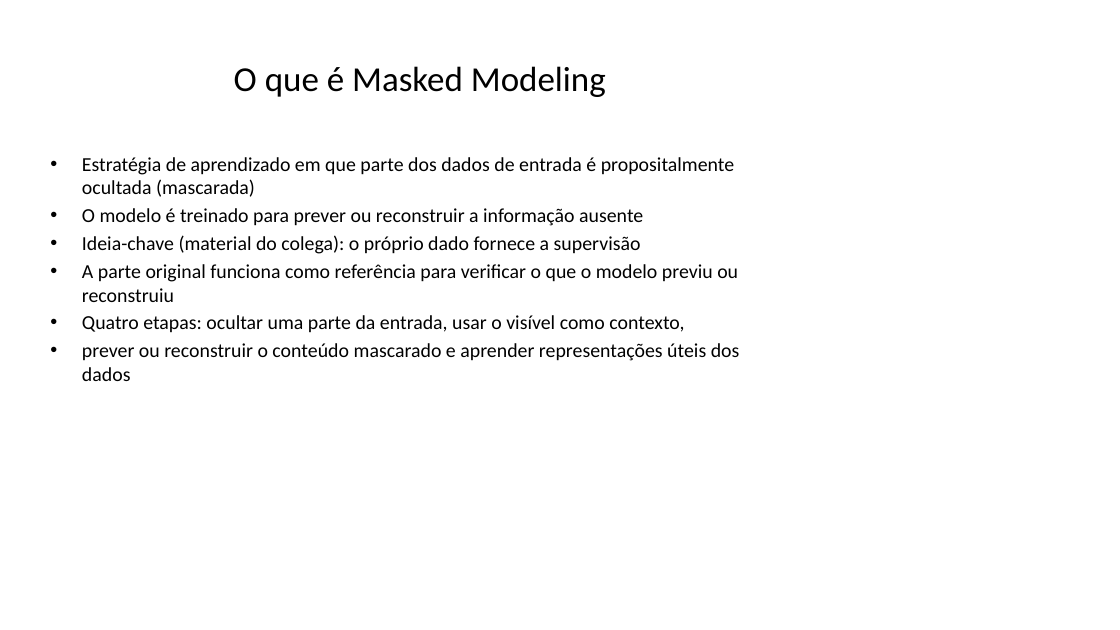
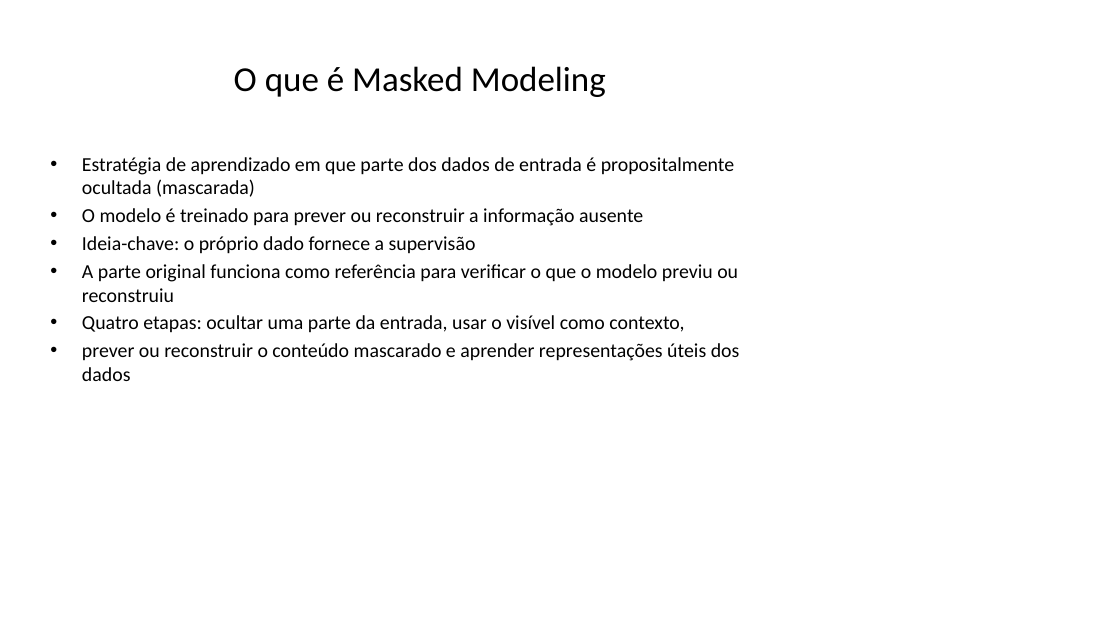
Before and after one commit to frederico-mello/seminario-masked-modeling, a slide deck: slide 2 of slides/seminario_masked_modeling.pptx. Drawn at 1120x630 pixels with LibreOffice and Linux fonts; fonts in the diff are those of the drawing. Boxes give left, top, right and bottom in pixels: in the first picture for what was removed or moved away, otherwise in the second. Text is boxed around its words. In the diff, an @@ line names an element or a change of style, - is before the commit and + after.

```diff
--- a/slides/seminario_masked_modeling.pptx
+++ b/slides/seminario_masked_modeling.pptx
@@ text at box(82, 236, 476, 254): text changed @@
-• Ideia-chave (material do colega): o próprio dado fornece a supervisão
+• Ideia-chave: o próprio dado fornece a supervisão
```
Also in this commit, not shown: 5 other slides changed, 15 other files.
